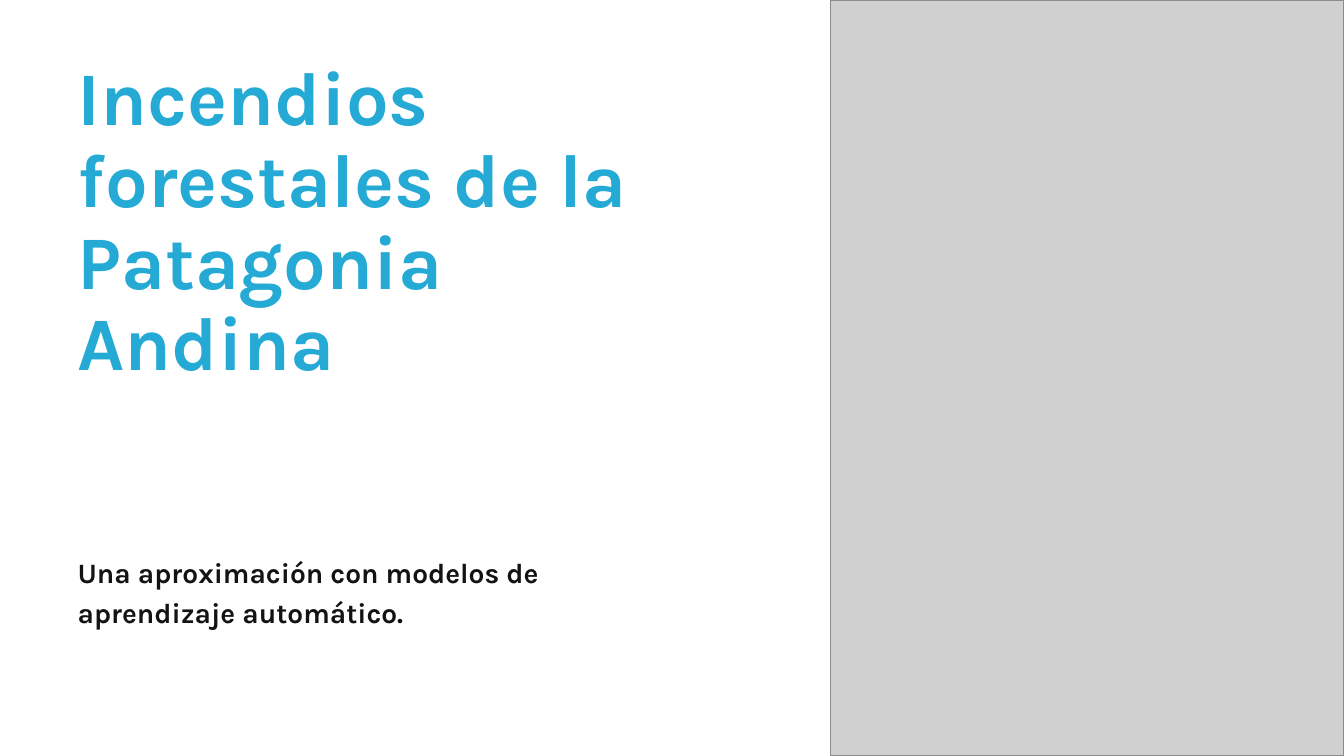
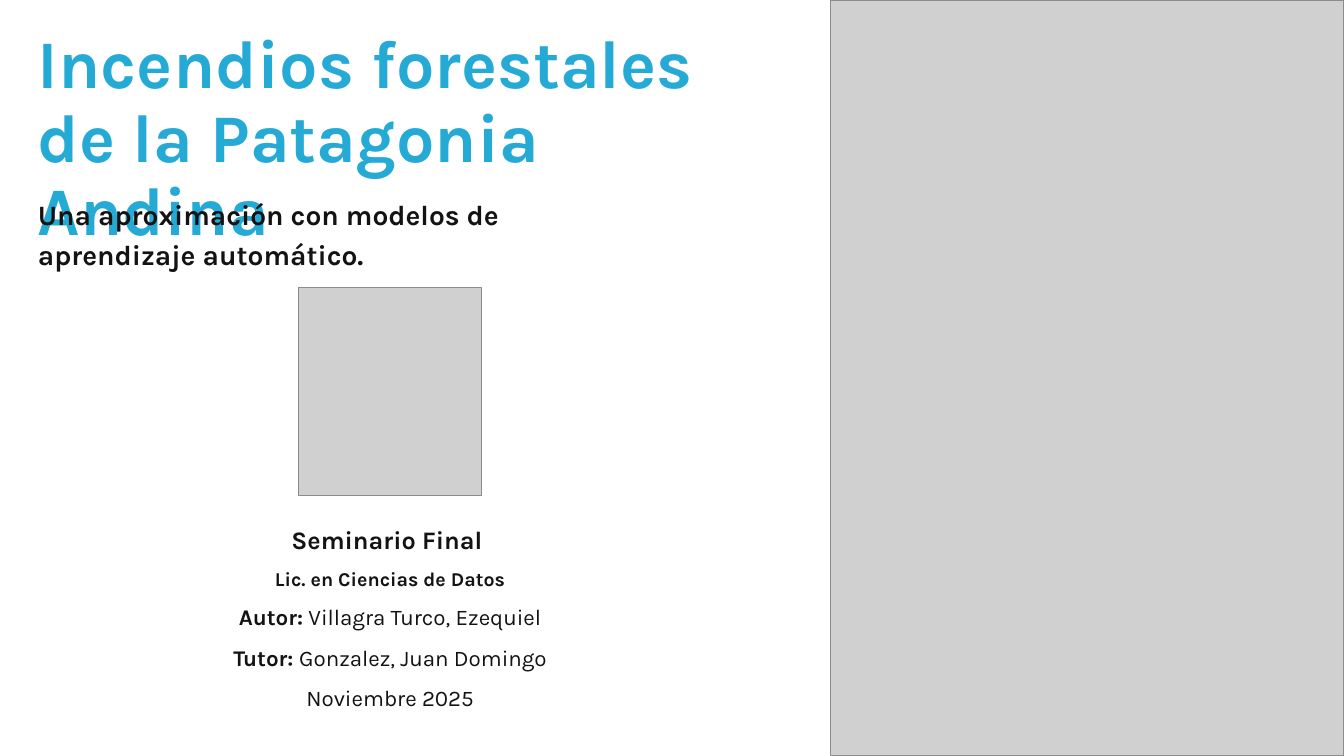
Before and after one commit to HunterCitto/199---Seminario-Final, a slide deck: slide 1 of docs/Entregas/Presentación/Incendios forestales de la Patagonia Andina - Pública.pptx. Drawn at 1344x756 pixels with LibreOffice and Linux fonts; fonts in the diff are those of the drawing; grey boxes stand for pictures. Boxes give left, top, right and bottom in pixels: in the first picture for what was removed or moved away, otherwise in the second. Text is boxed around its words. In the diff, an @@ line names an element or a change of style, - is before the commit and + after.

```diff
--- a/docs/Entregas/Presentación/Incendios forestales de la Patagonia Andina - Pública.pptx
+++ b/docs/Entregas/Presentación/Incendios forestales de la Patagonia Andina - Pública.pptx
@@ title "Incendios forestales de la Patagonia ...": place and size @@
-title "Incendios forestales de la Patagonia ..." at box(78, 71, 626, 371)
+title "Incendios forestales de la Patagonia ..." at box(38, 39, 692, 253)
@@ title "Incendios forestales de la Patagonia ..." at box(38, 39, 692, 253): size 54 to 48.6 pt @@
@@ subtitle "Una aproximación con modelos de ...": place and size @@
-subtitle "Una aproximación con modelos de ..." at box(78, 561, 538, 630)
+subtitle "Una aproximación con modelos de ..." at box(38, 200, 499, 272)
@@ picture added at box(298, 288, 481, 496) @@
@@ text added at box(233, 531, 547, 707), 16 pt, text #131313 @@
+Seminario Final
+Lic. en Ciencias de Datos
+Autor: Villagra Turco, Ezequiel
+Tutor: Gonzalez, Juan Domingo
+Noviembre 2025
```
Also in this commit, not shown: 17 other slides changed, 1 slide removed, 4 other files.
